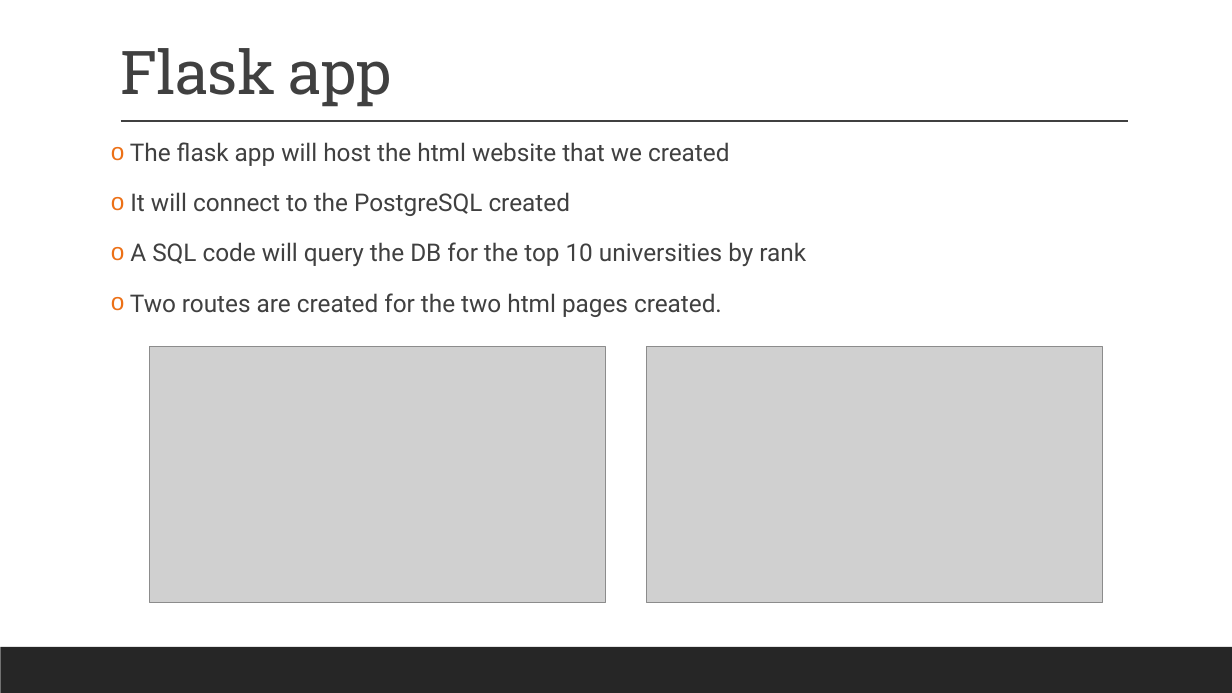
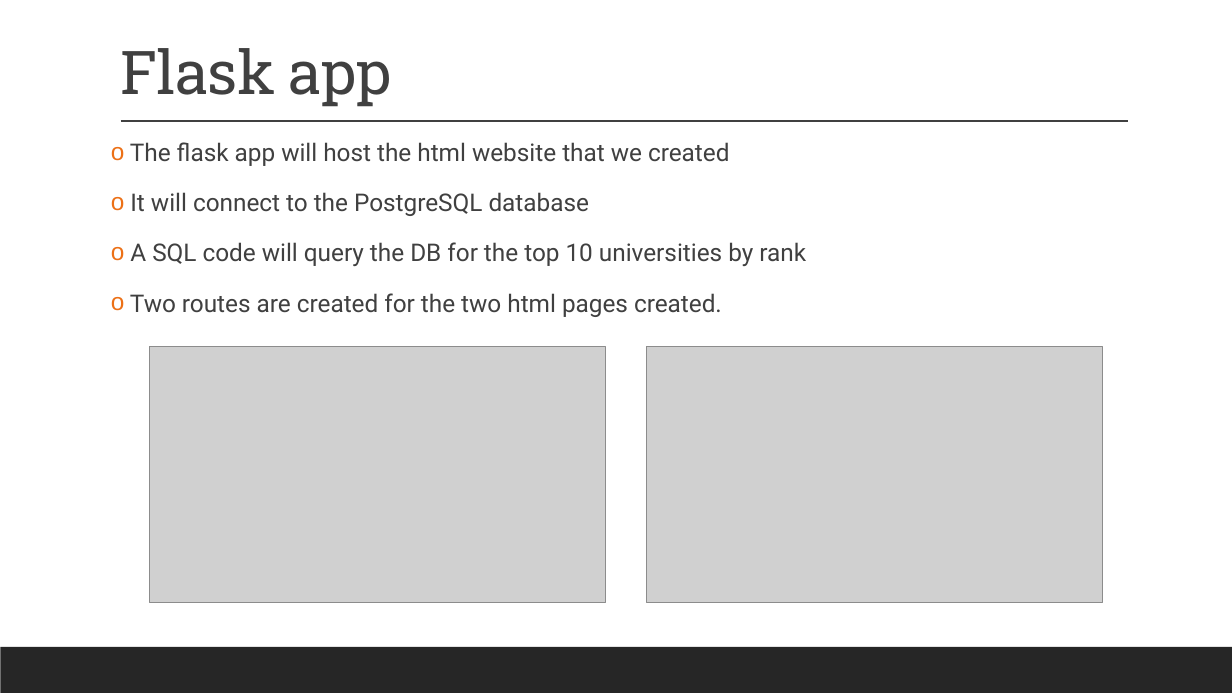
Before and after one commit to Chadi272/Project_3_Path_Finders, a slide deck: slide 7 of Path Finders.pptx. Drawn at 1232x693 pixels with LibreOffice and Linux fonts; fonts in the diff are those of the drawing; grey boxes stand for pictures. Boxes give left, top, right and bottom in pixels: in the first picture for what was removed or moved away, otherwise in the second. Text is boxed around its words. In the diff, an @@ line names an element or a change of style, - is before the commit and + after.

```diff
--- a/Path Finders.pptx
+++ b/Path Finders.pptx
@@ text at [130,192,590,216]: text changed @@
-o It will connect to the PostgreSQL created
+o It will connect to the PostgreSQL database
```
Also in this commit, not shown: 2 other slides changed.
